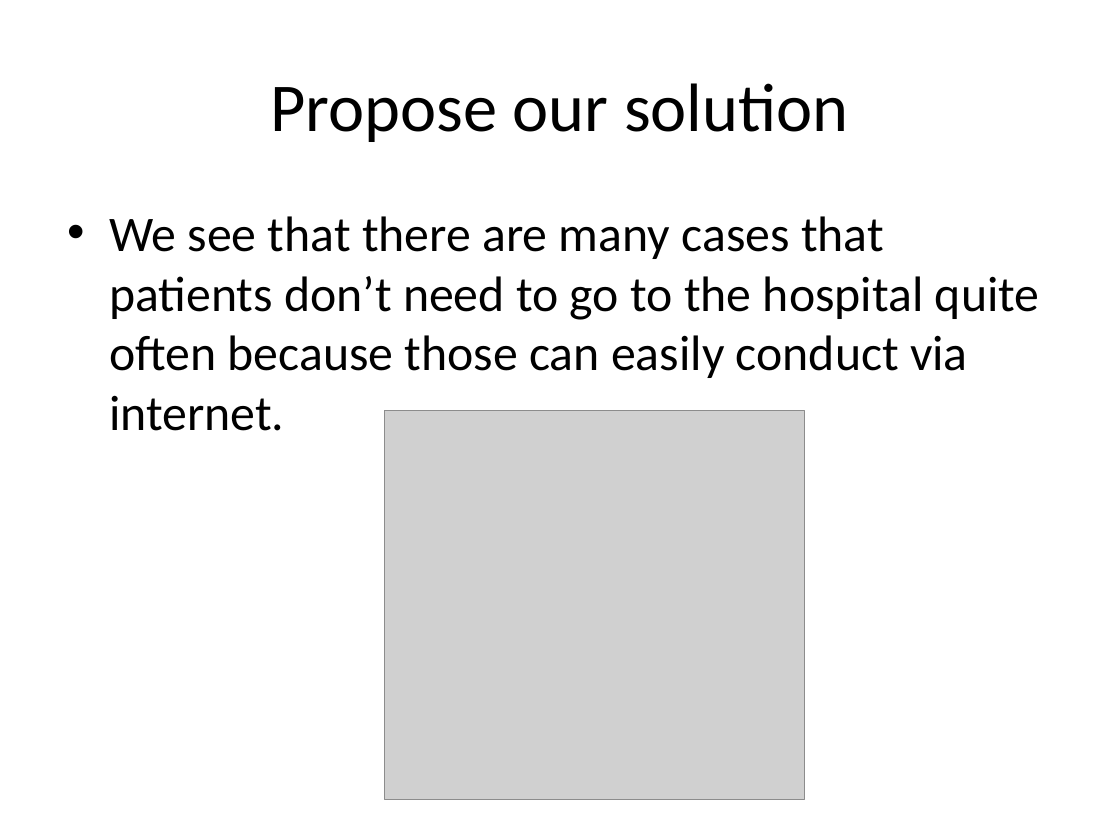
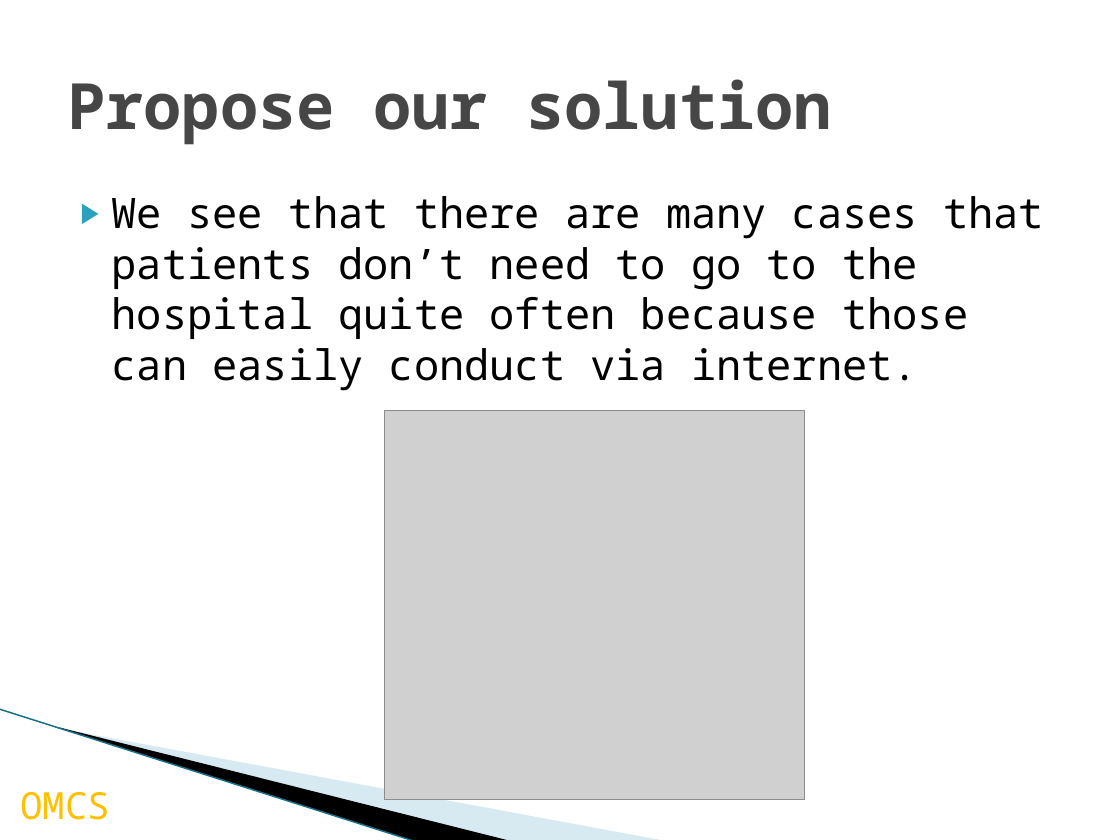
Before and after one commit to palaniellappank/online-medical-consultant-system, a slide deck: slide 10 of Document/OMCS_Slide.pptx (slide 8 before the commit). Drawn at 1120x840 pixels with LibreOffice and Linux fonts; fonts in the diff are those of the drawing; grey boxes stand for pictures; background and template pictures are left out. Boxes give left, top, right and bottom in pixels: in the first picture for what was removed or moved away, otherwise in the second. Text is boxed around its words. In the diff, an @@ line names an element or a change of style, - is before the commit and + after.

```diff
--- a/Document/OMCS_Slide.pptx
+++ b/Document/OMCS_Slide.pptx
@@ title "Propose our solution" at bbox=[67, 79, 832, 145]: size 44 to 41 pt, font Calibri to Noto Sans Mono, text colour #000000 to #464646, bold on; alignment centre to left @@
@@ text "We see that there are ...": place and size @@
-text "We see that there are ..." at bbox=[109, 216, 1040, 431]
+text "We see that there are ..." at bbox=[112, 196, 1044, 391]
@@ text "We see that there are ..." at bbox=[112, 196, 1044, 391]: size 32 to 27 pt, font Calibri to Noto Sans Mono; bullet • to ▶; less space between paragraphs @@
@@ line added from (0, 709) to (416, 840), #97C5D8 0.95 pt @@
@@ freeform shape added at bbox=[59, 727, 512, 840], fill #000000 @@
@@ freeform shape added at bbox=[62, 728, 666, 840], fill #A0CBDC at 40% opacity @@
@@ text added at bbox=[20, 792, 110, 820], 24 pt, text #FFC000 @@
+OMCS
```
Also in this commit, not shown: 16 other slides changed, 4 slides added, 1 slide removed.
